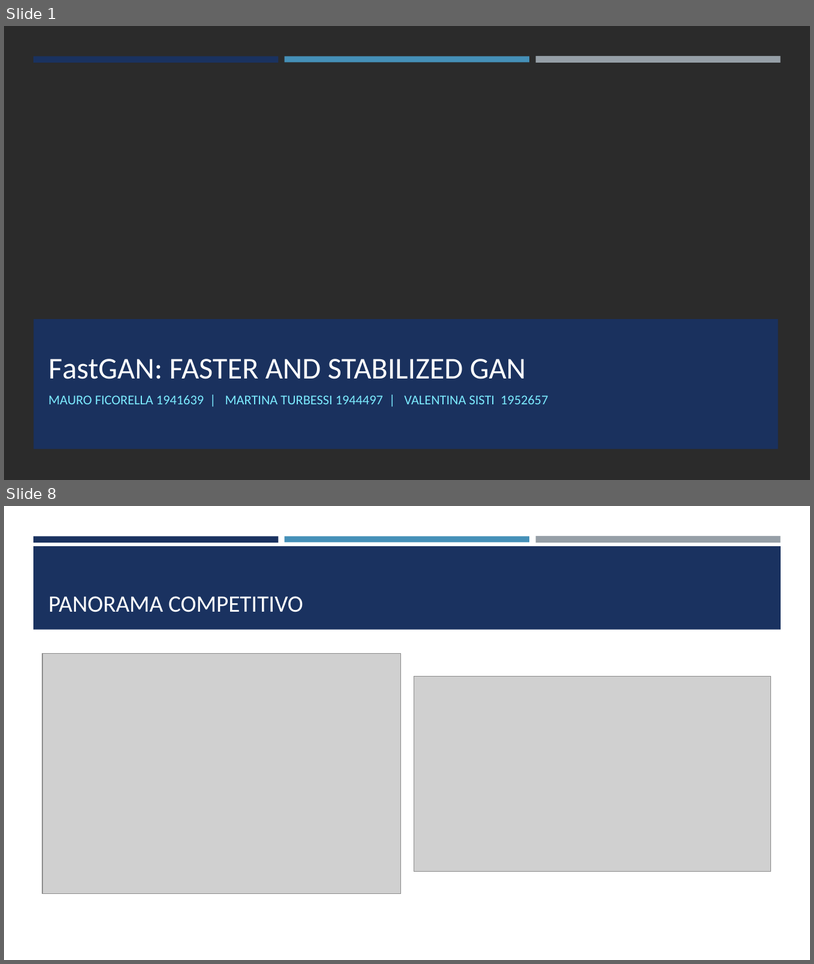
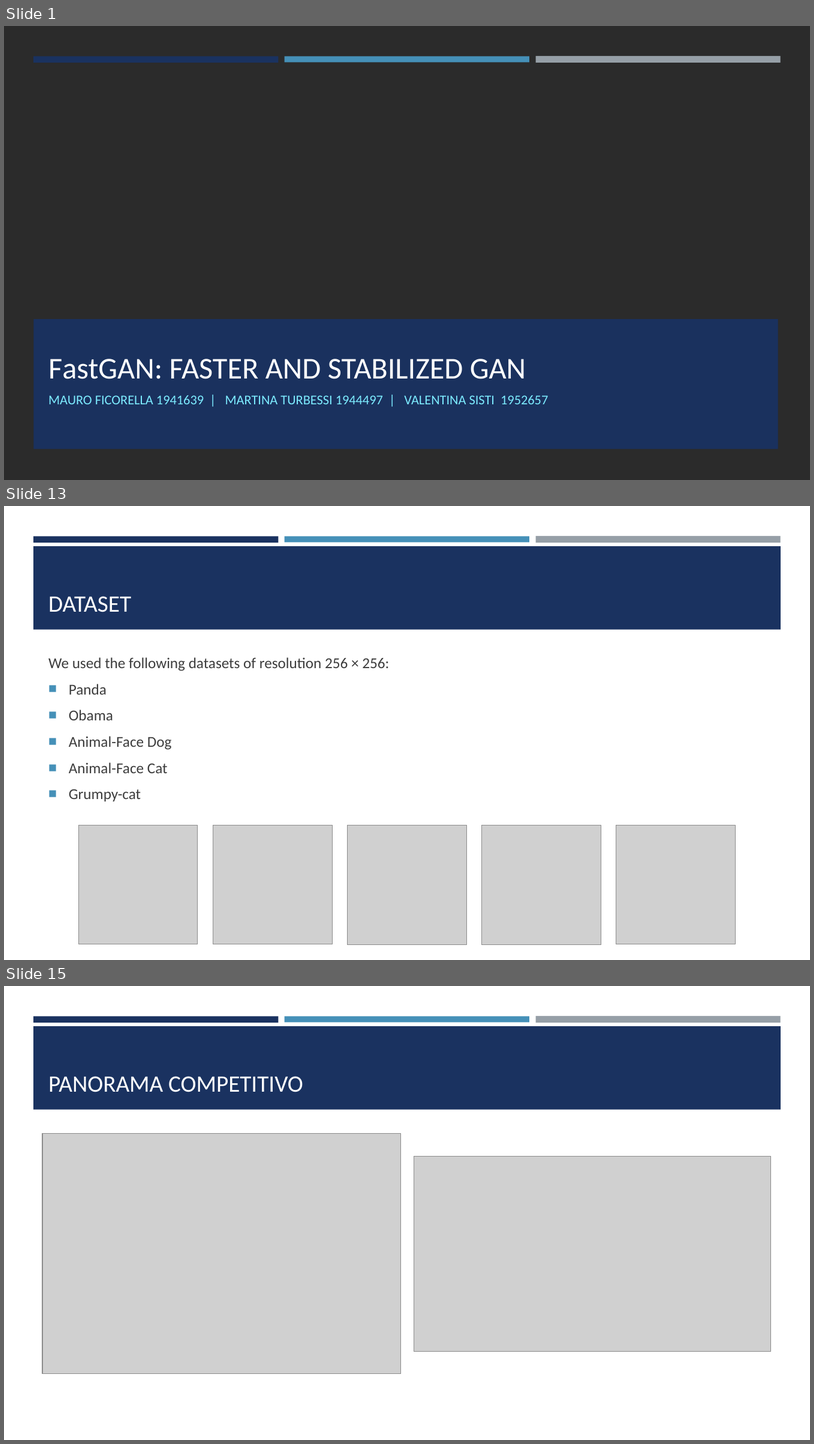
Before and after one commit to mauroficorella/Neural-Networks, a slide deck: Documentation/FastGAN Slides.pptx. Shown one above the other, each under a label of ours: slides 1 and 8 before the commit, slides 1, 13 and 15 after it; the slides between them are not shown. The pictures are 814x964 and 814x1444 pixels, drawn with LibreOffice and Linux fonts; fonts in the diff are those of the drawing; grey boxes stand for pictures; background and template pictures are left out; a plain dark background stands for a picture behind light text. Boxes give left, top, right and bottom in pixels: in the first picture for what was removed or moved away, otherwise in the second. Text is boxed around its words. In the diff, an @@ line names an element or a change of style, - is before the commit and + after.

```diff
--- a/Documentation/FastGAN Slides.pptx
+++ b/Documentation/FastGAN Slides.pptx
@@ slide 13 added at (4,506,810,960), background #FFFFFF; not listed: 4 template elements that a slide beside it also shows @@
@@ title added at (48,596,131,612), 28 pt, text #FFFFFF @@
+DATASET
@@ text added at (48,657,389,801), 18 pt, text #3D3D3D @@
+We used the following datasets of resolution 256 × 256:
+■ Panda
+■ Obama
+■ Animal-Face Dog
+■ Animal-Face Cat
+■ Grumpy-cat
@@ group added at (79,825,736,945): 5 pictures @@
@@ what was slide 8 is now slide 15 @@
```
Also in this commit, not shown: 4 slides changed, 6 other slides added, 2 other files.
